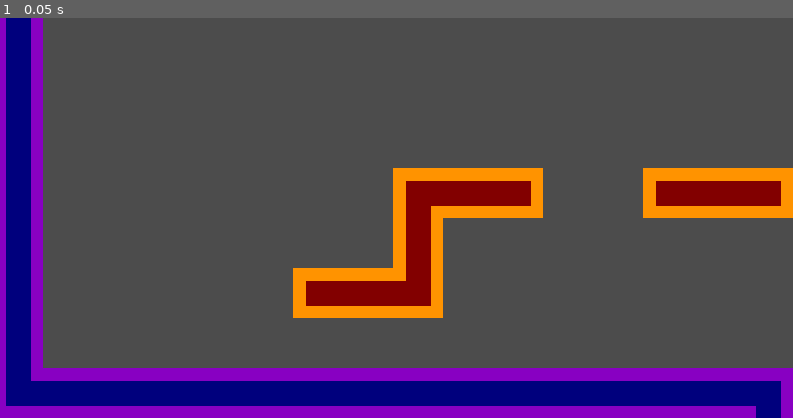
Above: before the commit, frame 1.
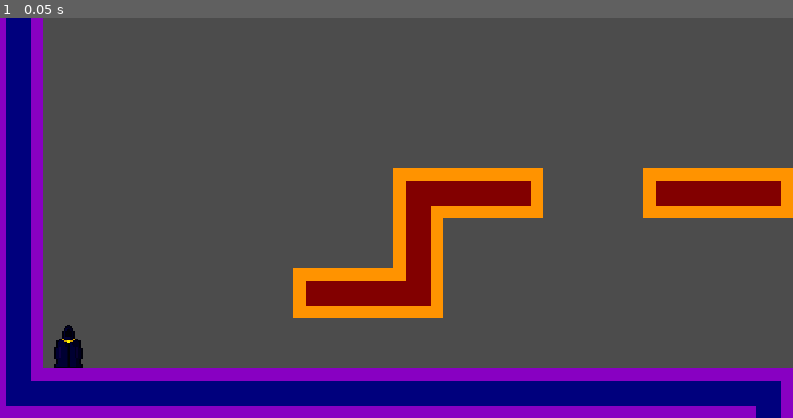
Above: after the commit, the same moment.

Repository: Nerdling-S/My_Seven_Joys
Game: Godot game, scene res://Level1.tscn
Same seed, same stepped clock (60 frames per second), same inputs: the game is played once before the commit and once after it.
Inputs:
- Up to frame 1 (0.05 s): no input

The runs differ from the first frame. In frame 1, 0.3% of the frame differs, in the area x 6-11%, y 76-88%.

Commit message:
Player with Body and Collision
Added Player Rest Sprite
Added RigidBody2D
Added CollisionShape2D
Added PlayerShape for Rest

Diff:
--- a/Level1.tscn
+++ b/Level1.tscn
@@ -1,6 +1,9 @@
-[gd_scene load_steps=2 format=2]
+[gd_scene load_steps=5 format=2]
 
 [ext_resource path="res://background/tilesets/Tileset_3x3.tres" type="TileSet" id=1]
+[ext_resource path="res://characters/player/Soulless_Rest.png" type="Texture" id=2]
+[ext_resource path="res://characters/player/Player.gd" type="Script" id=3]
+[ext_resource path="res://characters/player/PlayerShape.tres" type="Shape2D" id=4]
 
 [node name="Level1" type="Node2D"]
 
@@ -9,3 +12,16 @@
 cell_size = Vector2( 32, 32 )
 format = 1
 tile_data = PoolIntArray( -65536, 1, 1, -65535, 1, 196610, -65534, 1, 196610, -65533, 1, 196610, -65532, 1, 196610, -65 …(1506 unchanged characters)…
+
+[node name="Player" type="Sprite" parent="."]
+position = Vector2( 32, 192 )
+texture = ExtResource( 2 )
+centered = false
+script = ExtResource( 3 )
+
+[node name="RigidBody2D" type="RigidBody2D" parent="Player"]
+position = Vector2( 16, 16 )
+mode = 2
+
+[node name="CollisionShape2D" type="CollisionShape2D" parent="Player/RigidBody2D"]
+shape = ExtResource( 4 )
--- /dev/null
+++ b/characters/player/Player.gd
@@ -0,0 +1,11 @@
+extends Sprite
+
+
+
+# Called when the node enters the scene tree for the first time.
+func _ready():
+	pass
+
+# Called every frame. 'delta' is the elapsed time since the previous frame.
+#func _process(delta):
+#	pass
--- /dev/null
+++ b/characters/player/PlayerShape.tres
@@ -0,0 +1,4 @@
+[gd_resource type="ConvexPolygonShape2D" format=2]
+
+[resource]
+points = PoolVector2Array( 0, -12, 8, -3, 9, 16, -9, 16, -8, -3 )
--- a/project.godot
+++ b/project.godot
@@ -27,6 +27,28 @@
 window/size/test_height=600
 window/stretch/mode="viewport"
 
+[input]
+
+strike={
+"deadzone": 0.5,
+"events": [ Object(InputEventKey,"resource_local_to_scene":false,"resource_name":"","device":0,"alt":false,"shift":false,"control":false,"meta":false,"command":false,"pressed":false,"scancode":88,"unicode":0,"echo":false,"script":null)
+, Object(InputEventJoypadButton,"resource_local_to_scene":false,"resource_name":"","device":0,"button_index":2,"pressure":0.0,"pressed":false,"script":null)
+ ]
+}
+shoot={
+"deadzone": 0.5,
+"events": [ Object(InputEventKey,"resource_local_to_scene":false,"resource_name":"","device":0,"alt":false,"shift":false,"control":false,"meta":false,"command":false,"pressed":false,"scancode":90,"unicode":0,"echo":false,"script":null)
+, Object(InputEventJoypadButton,"resource_local_to_scene":false,"resource_name":"","device":0,"button_index":1,"pressure":0.0,"pressed":false,"script":null)
+ ]
+}
+jump={
+"deadzone": 0.5,
+"events": [ Object(InputEventKey,"resource_local_to_scene":false,"resource_name":"","device":0,"alt":false,"shift":false,"control":false,"meta":false,"command":false,"pressed":false,"scancode":32,"unicode":0,"echo":false,"script":null)
+, Object(InputEventKey,"resource_local_to_scene":false,"resource_name":"","device":0,"alt":false,"shift":false,"control":false,"meta":false,"command":false,"pressed":false,"scancode":16777232,"unicode":0,"echo":false,"script":null)
+, Object(InputEventJoypadButton,"resource_local_to_scene":false,"resource_name":"","device":0,"button_index":0,"pressure":0.0,"pressed":false,"script":null)
+ ]
+}
+
 [rendering]
 
 environment/default_environment="res://default_env.tres"
Binary file added: characters/player/Soulless_Rest.png
Not shown, changed: characters/player/Soulless_Rest.png.import
Binary file removed: characters/player/WIP_player.png
